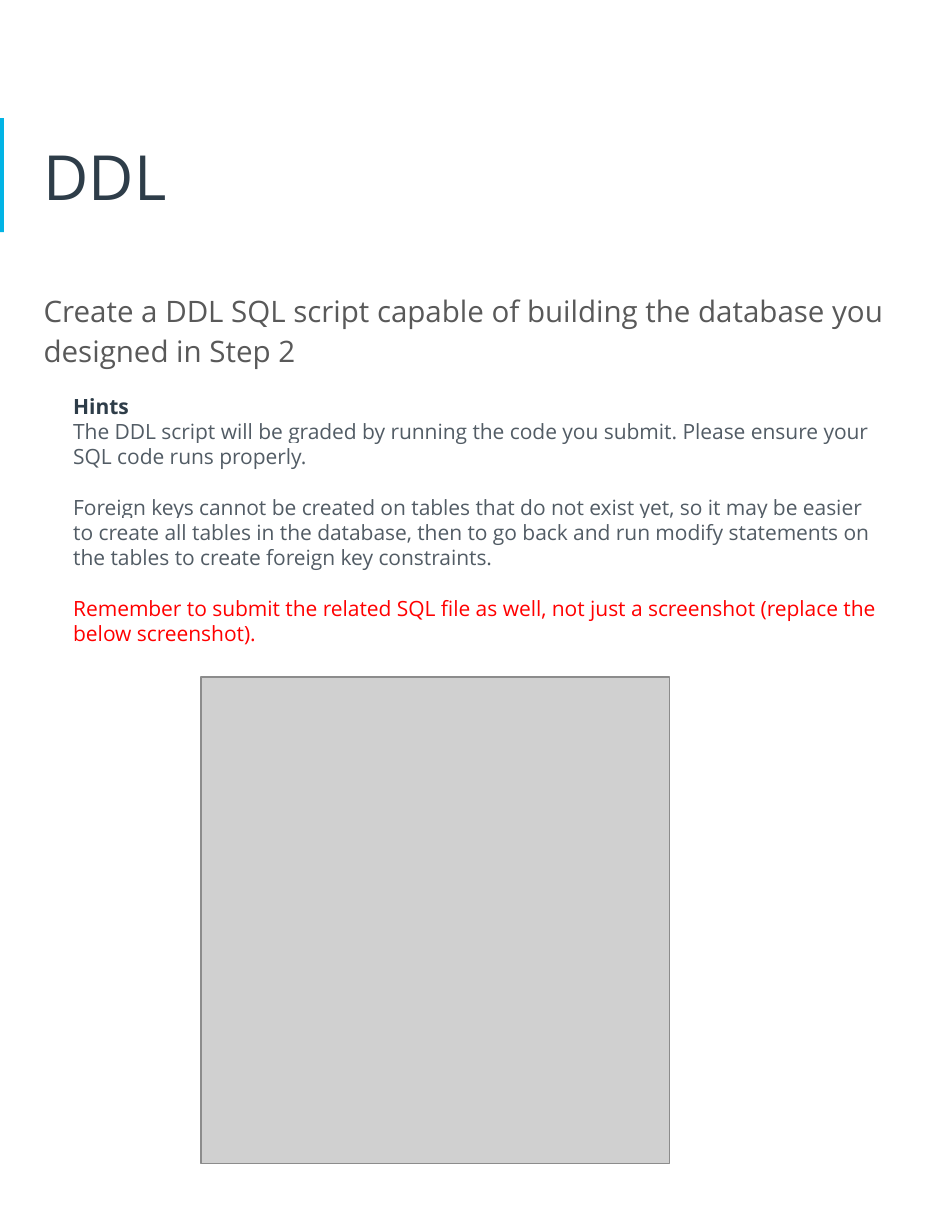
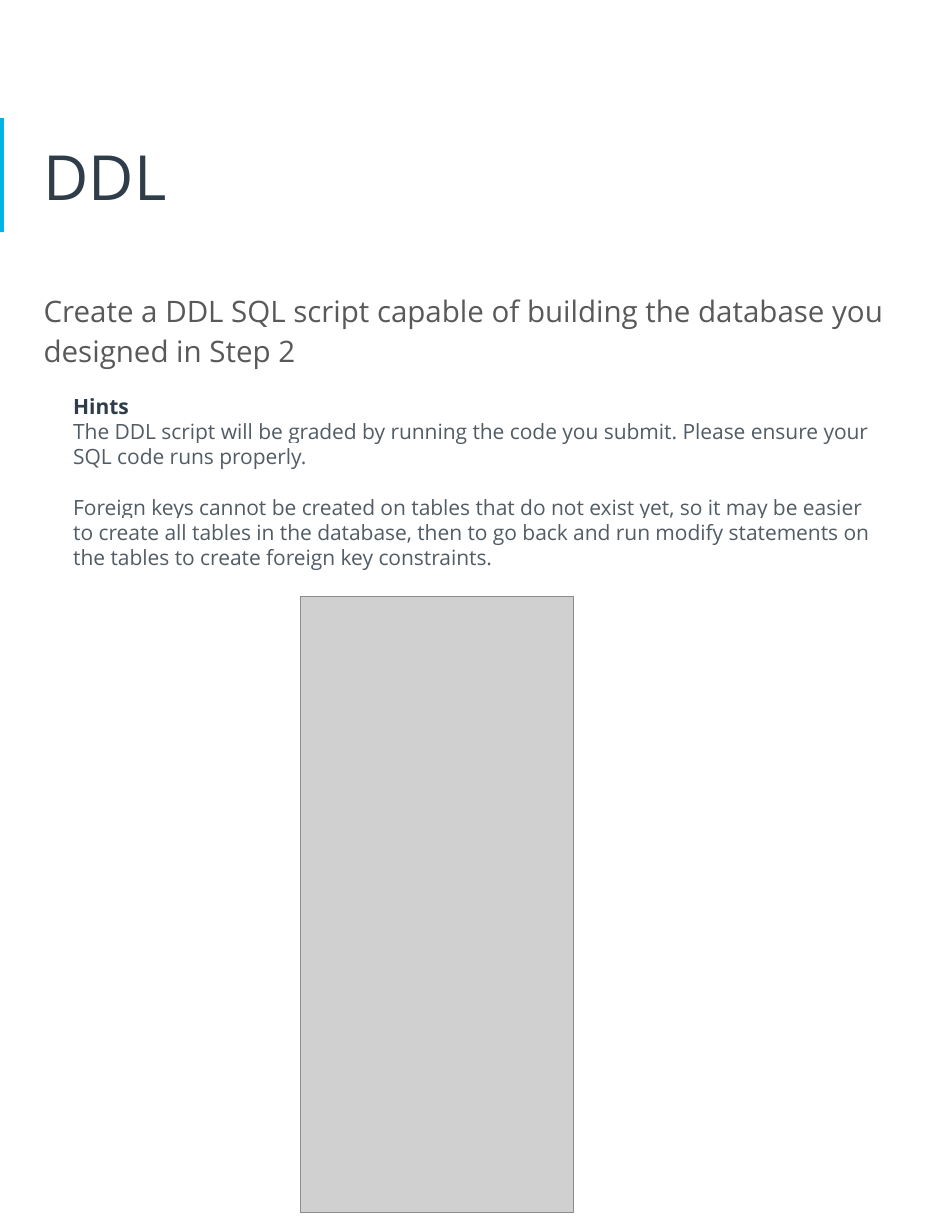
Before and after one commit to elok/Data-Architect-ND-HR-Database, a slide deck: slide 17 of Proposal.pptx. Drawn at 952x1232 pixels with LibreOffice and Linux fonts; fonts in the diff are those of the drawing; grey boxes stand for pictures. Boxes give left, top, right and bottom in pixels: in the first picture for what was removed or moved away, otherwise in the second. Text is boxed around its words. In the diff, an @@ line names an element or a change of style, - is before the commit and + after.

Commit message:
updated proposal with answers, adding screenshots

```diff
--- a/Proposal.pptx
+++ b/Proposal.pptx
@@ picture: place and size @@
-picture at [202, 678, 670, 1164]
+picture at [301, 596, 575, 1212]
@@ text at [73, 600, 875, 645]: paragraph removed @@
-Remember to submit the related SQL file as well, not just a screenshot (replace the below screenshot).
```
Also in this commit, not shown: 12 other slides changed, 4 other files.
